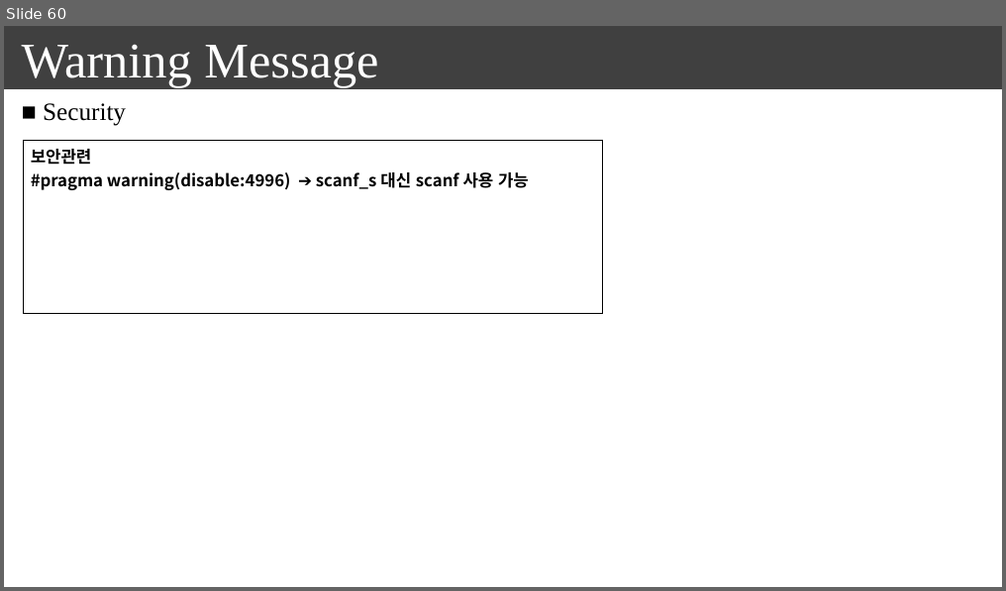
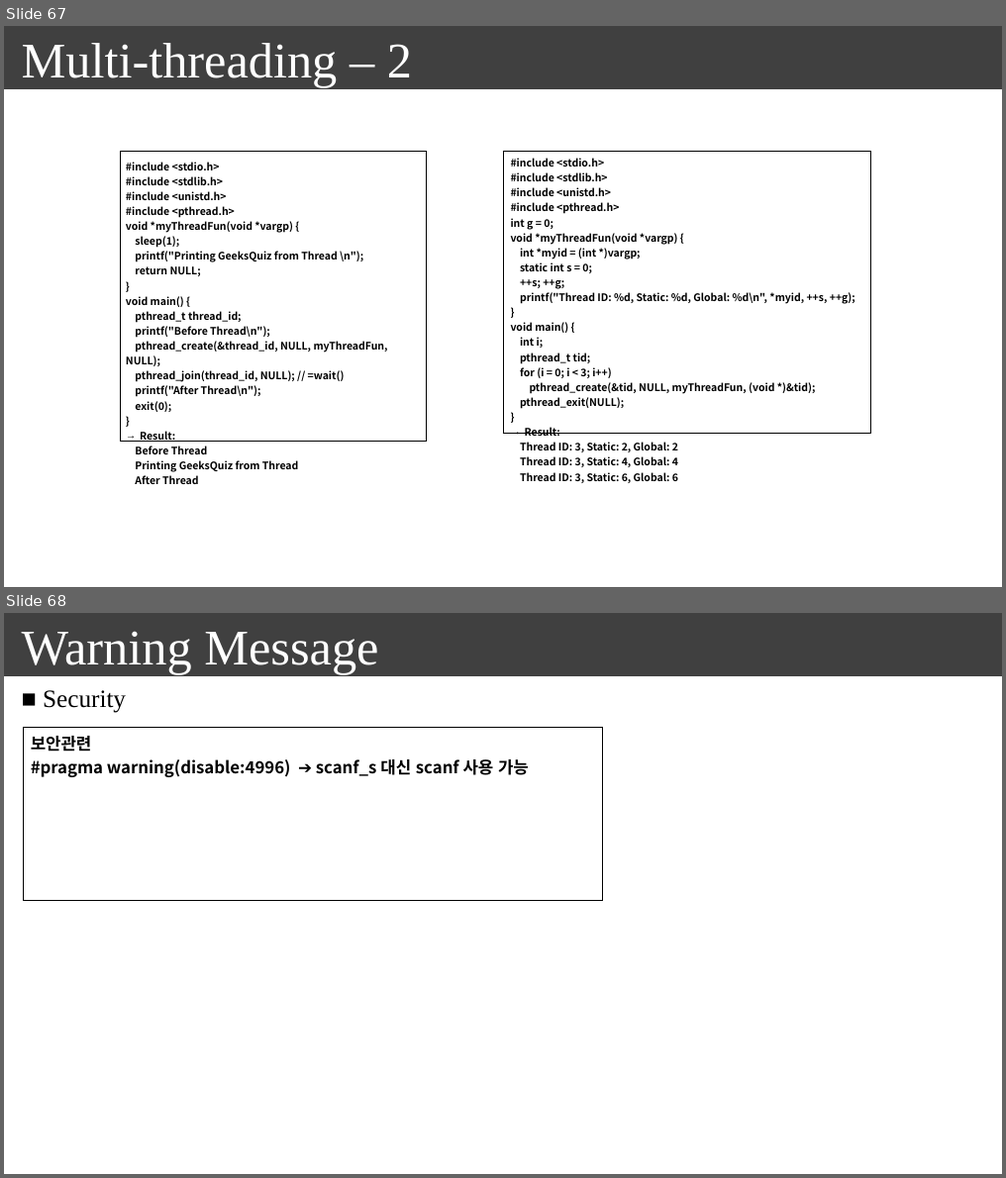
Before and after one commit to seonghokim/Study, a slide deck: everything in c.pptx. Shown one above the other, each under a label of ours: slide 60 before the commit, slides 67 and 68 after it. The pictures are 1006x591 and 1006x1178 pixels, drawn with LibreOffice and Linux fonts; fonts in the diff are those of the drawing. Boxes give left, top, right and bottom in pixels: in the first picture for what was removed or moved away, otherwise in the second. Text is boxed around its words. In the diff, an @@ line names an element or a change of style, - is before the commit and + after.

```diff
--- a/everything in c.pptx
+++ b/everything in c.pptx
@@ slide 67 added at (x1=4, y1=26, x2=1002, y2=587), background #FFFFFF; not listed: 1 template element that a slide beside it also shows @@
@@ text added at (x1=22, y1=43, x2=412, y2=87), 48 pt, text #FFFFFF @@
+Multi-threading – 2
@@ table added at (x1=121, y1=152, x2=426, y2=488), 1 rows, 1 columns @@
+#include <stdio.h> / #include <stdlib.h> / #include <unistd.h> / #include <pthread.h> / void *myThreadFun(void *vargp) { / sleep(1); / printf("Printing GeeksQuiz from Thread \n"); / return NULL; / } / void main() { / pthread_t thread_id; / printf("Before Thread\n"); / pthread_create(&thread_id, NULL, myThreadFun, NULL); / pthread_join(thread_id, NULL); // =wait() / printf("After Thread\n"); / exit(0); / } / Result: / Before Thread / Printing GeeksQuiz from Thread / After Thread
@@ table added at (x1=503, y1=152, x2=871, y2=487), 1 rows, 1 columns @@
+#include <stdio.h> / #include <stdlib.h> / #include <unistd.h> / #include <pthread.h> / int g = 0; / void *myThreadFun(void *vargp) { / int *myid = (int *)vargp; / static int s = 0; / ++s; ++g; / printf("Thread ID: %d, Static: %d, Global: %d\n", *myid, ++s, ++g); / } / void main() { / int i; / pthread_t tid; / for (i = 0; i < 3; i++) / pthread_create(&tid, NULL, myThreadFun, (void *)&tid); / pthread_exit(NULL); / } / Result: / Thread ID: 3, Static: 2, Global: 2 / Thread ID: 3, Static: 4, Global: 4 / Thread ID: 3, Static: 6, Global: 6
@@ what was slide 60 is now slide 68 @@
```
Also in this commit, not shown: 1 slide changed, 7 other slides added.
